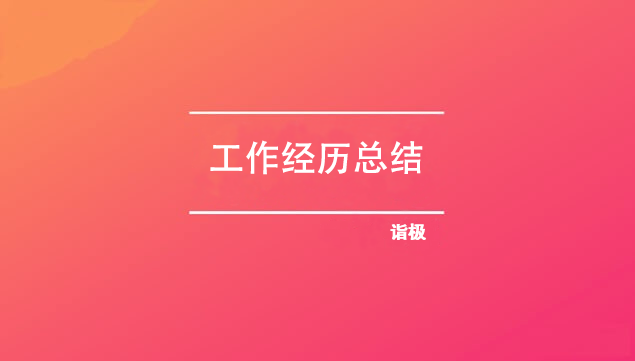
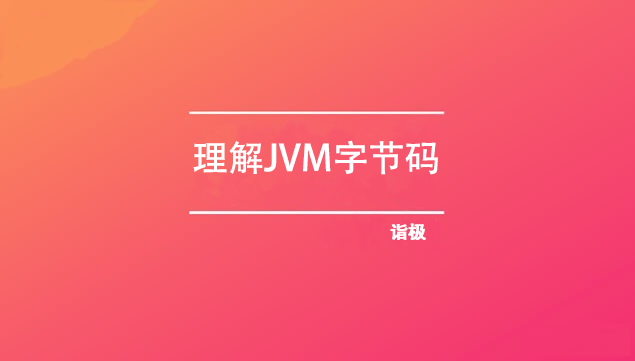
Revision of a layered 635 x 361 image; what changed, layer by layer:
renamed "工作经历总结" to "理解JVM字节码", painted on it over [193, 140, 438, 175]
